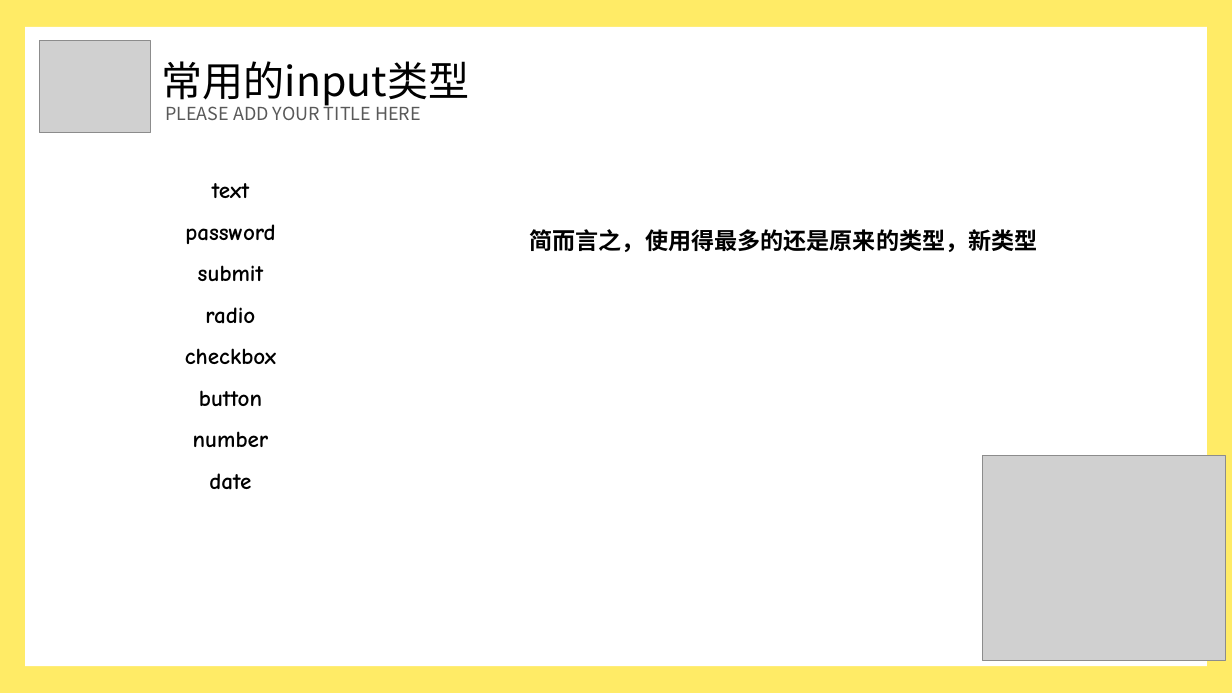
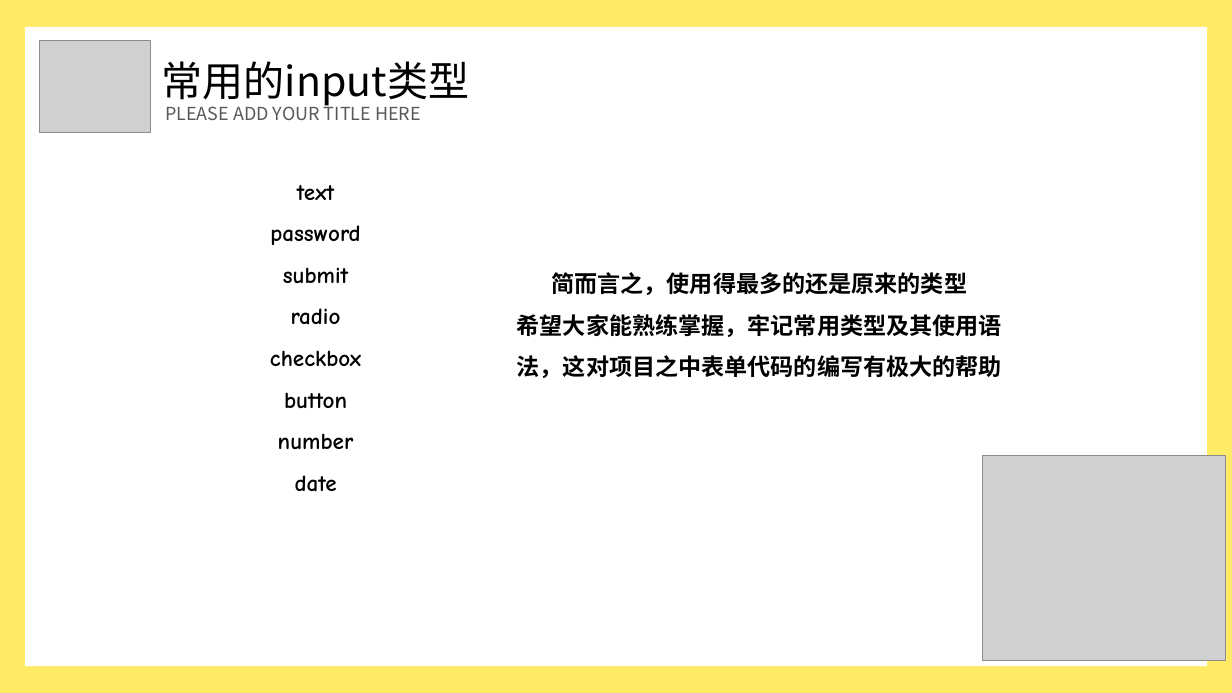
Before and after one commit to WTiffan/H5andC3, a slide deck: slide 10 of H5 C3新特性.pptx (slide 9 before the commit). Drawn at 1232x693 pixels with LibreOffice and Linux fonts; fonts in the diff are those of the drawing; grey boxes stand for pictures. Boxes give left, top, right and bottom in pixels: in the first picture for what was removed or moved away, otherwise in the second. Text is boxed around its words. In the diff, an @@ line names an element or a change of style, - is before the commit and + after.

```diff
--- a/H5 C3新特性.pptx
+++ b/H5 C3新特性.pptx
@@ text "text": place and size @@
-text "text" at (185, 183, 276, 490)
+text "text" at (270, 185, 361, 492)
@@ text at (517, 272, 1002, 378): text changed @@
-简而言之，使用得最多的还是原来的类型，新类型
+简而言之，使用得最多的还是原来的类型
+希望大家能熟练掌握，牢记常用类型及其使用语法，这对项目之中表单代码的编写有极大的帮助
```
Also in this commit, not shown: 2 other slides changed, 3 slides added, 3 slides removed, 1 other file.
